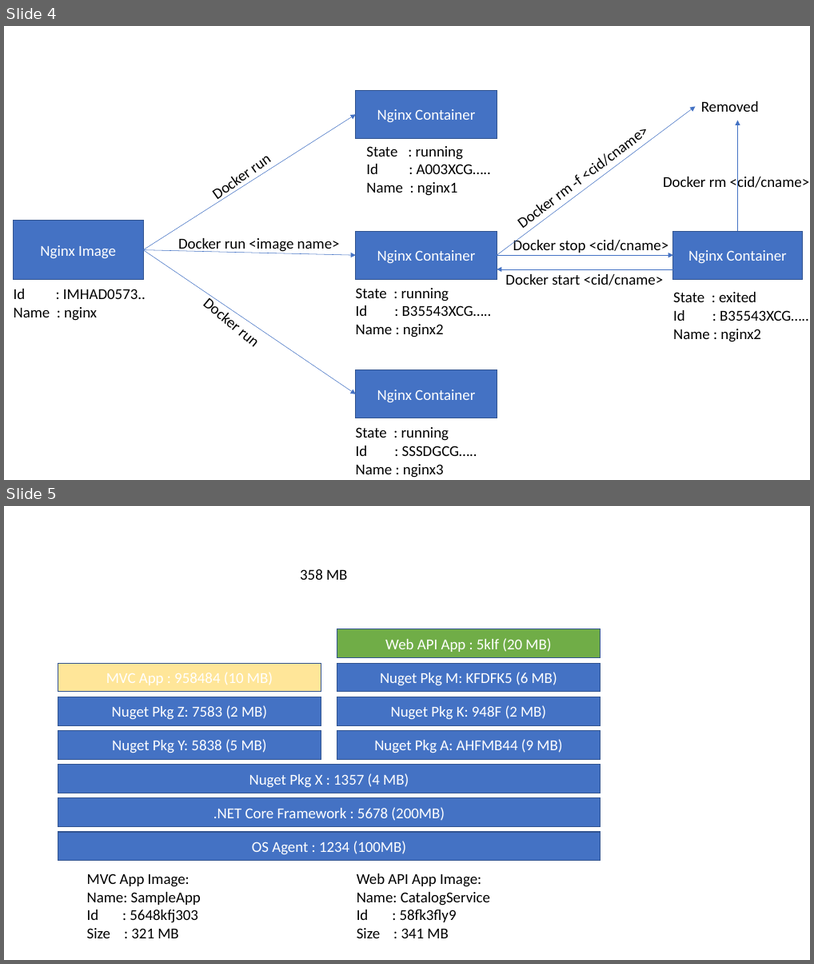
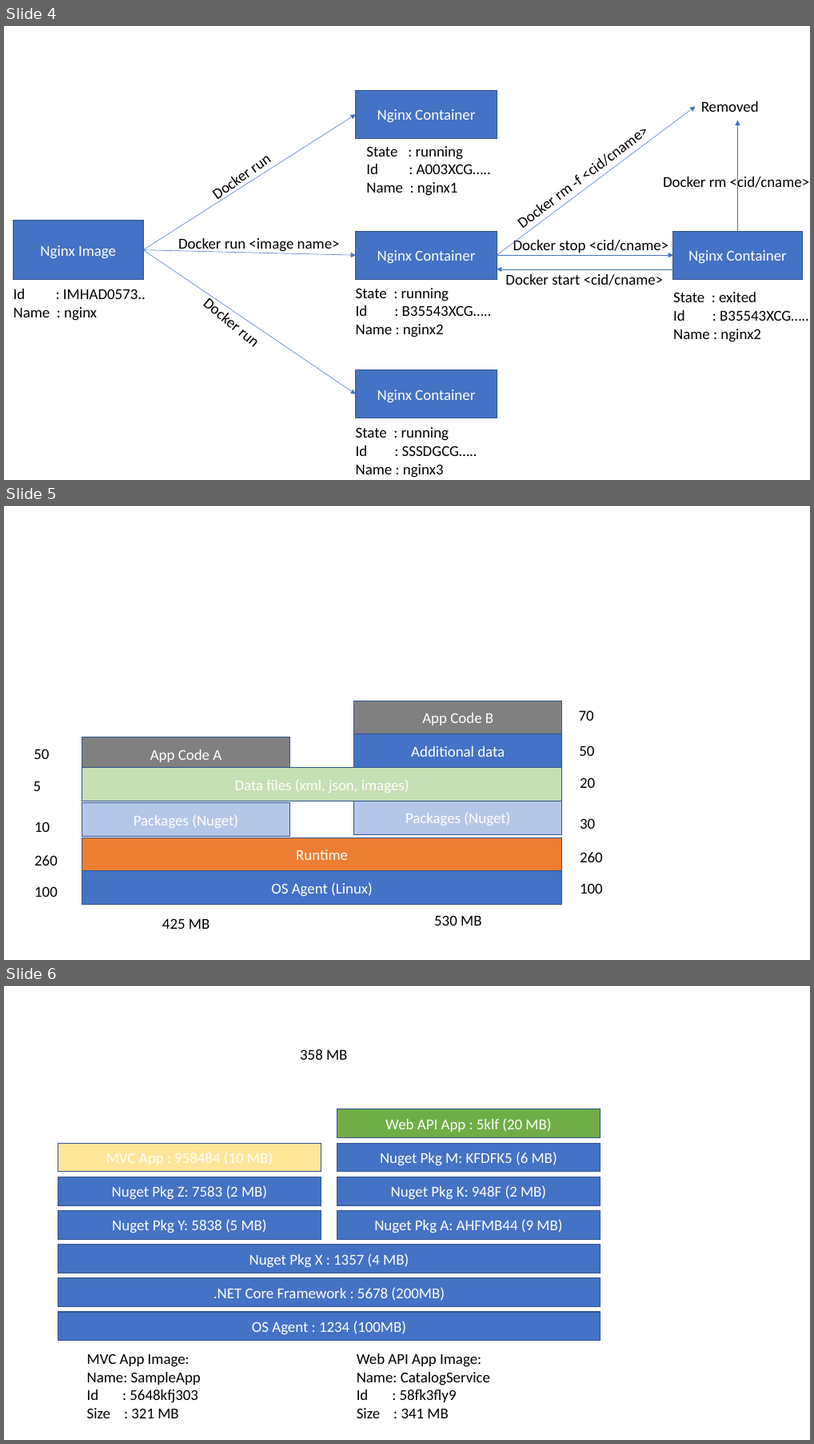
Before and after one commit to sonusathyadas/Microservices-Training-Materials, a slide deck: Docker.pptx. Shown one above the other, each under a label of ours: slides 4 and 5 before the commit, slides 4, 5 and 6 after it. The pictures are 814x964 and 814x1444 pixels, drawn with LibreOffice and Linux fonts; fonts in the diff are those of the drawing. Boxes give left, top, right and bottom in pixels: in the first picture for what was removed or moved away, otherwise in the second. Text is boxed around its words. In the diff, an @@ line names an element or a change of style, - is before the commit and + after.

```diff
--- a/Docker.pptx
+++ b/Docker.pptx
@@ slide 5 added at (4, 506, 810, 960), background #FFFFFF @@
@@ rectangle added at (354, 700, 562, 734), fill #808080, outline #325491 1 pt, 18 pt, text #FFFFFF @@
+App Code B
@@ text added at (579, 710, 594, 720), 18 pt, text #000000 @@
+70
@@ rectangle added at (82, 737, 290, 770), fill #808080, outline #325491 1 pt, 18 pt, text #FFFFFF @@
+App Code A
@@ rectangle added at (354, 734, 562, 768), fill #4472C4, outline #325491 1 pt, 18 pt, text #FFFFFF @@
+Additional data
@@ text added at (579, 745, 594, 756), 18 pt, text #000000 @@
+50
@@ text added at (34, 748, 49, 759), 18 pt, text #000000 @@
+50
@@ rectangle added at (82, 768, 562, 800), fill #C5E0B4, outline #325491 1 pt, 18 pt, text #FFFFFF @@
+Data files (xml, json, images)
@@ text added at (34, 781, 42, 791), 18 pt, text #000000 @@
+5
@@ text added at (580, 777, 595, 788), 18 pt, text #000000 @@
+20
@@ rectangle added at (82, 803, 290, 836), fill #B4C7E7, outline #325491 1 pt, 18 pt, text #FFFFFF @@
+Packages (Nuget)
@@ rectangle added at (354, 800, 562, 834), fill #B4C7E7, outline #325491 1 pt, 18 pt, text #FFFFFF @@
+Packages (Nuget)
@@ text added at (34, 821, 50, 832), 18 pt, text #000000 @@
+10
@@ rectangle added at (82, 837, 562, 871), fill #ED7D31, outline #325491 1 pt, 18 pt, text #FFFFFF @@
+Runtime
@@ text added at (580, 818, 595, 828), 18 pt, text #000000 @@
+30
@@ text added at (34, 855, 58, 865), 18 pt, text #000000 @@
+260
@@ text added at (580, 852, 603, 862), 18 pt, text #000000 @@
+260
@@ text added at (34, 886, 58, 896), 18 pt, text #000000 @@
+100
@@ rectangle added at (82, 871, 562, 904), fill #4472C4, outline #325491 1 pt, 18 pt, text #FFFFFF @@
+OS Agent (Linux)
@@ text added at (580, 883, 603, 893), 18 pt, text #000000 @@
+100
@@ text added at (162, 918, 210, 928), 18 pt, text #000000 @@
+425 MB
@@ text added at (434, 915, 482, 925), 18 pt, text #000000 @@
+530 MB
@@ what was slide 5 is now slide 6 @@
```
Also in this commit, not shown: 2 slides changed, 2 other files.
